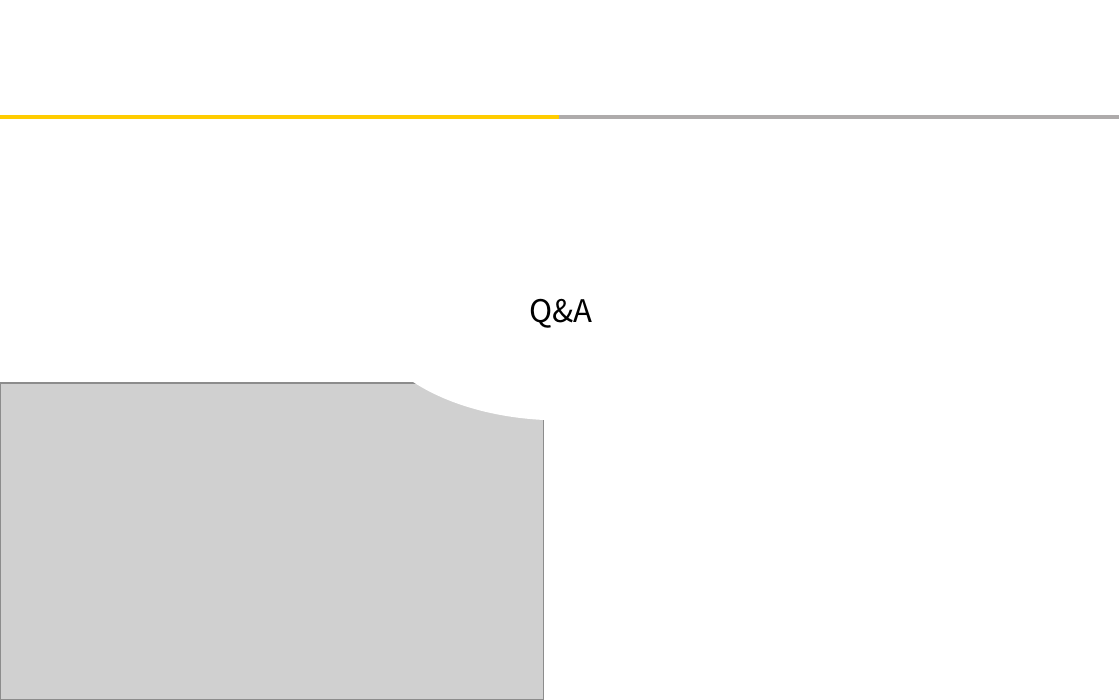
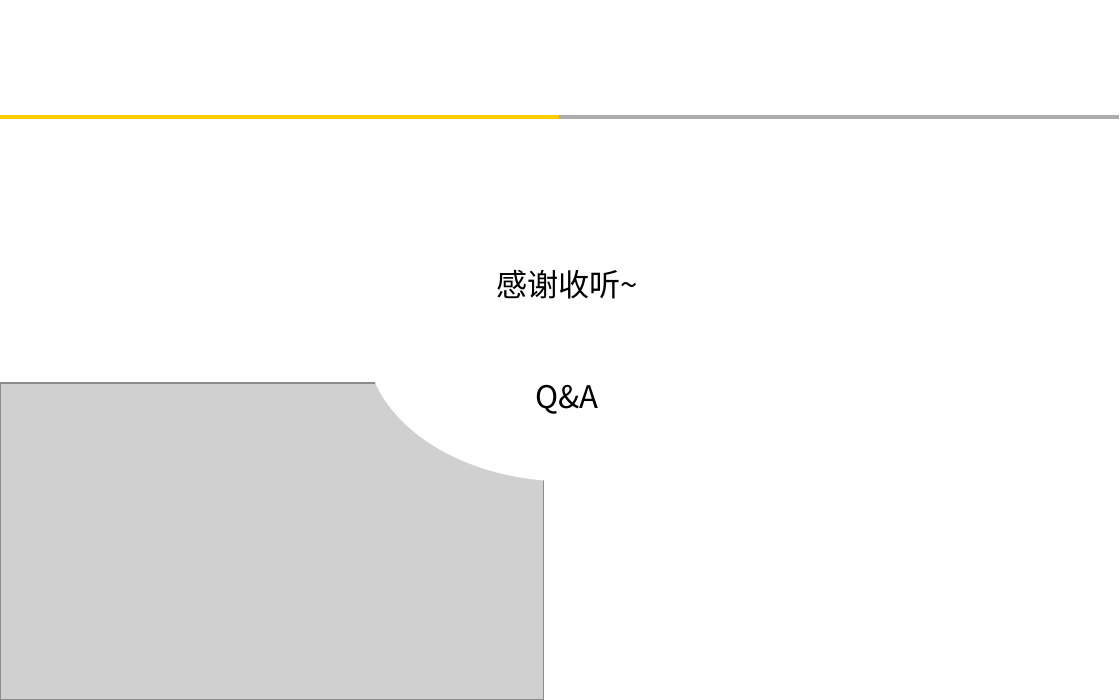
Before and after one commit to yian529/elaine, a slide deck: slide 8 of 申请/马爱莲-广告平台BU-国际业务部-产品技术组-申请职级T5.pptx (slide 12 before the commit). Drawn at 1120x700 pixels with LibreOffice and Linux fonts; fonts in the diff are those of the drawing; grey boxes stand for pictures; background and template pictures are left out. Boxes give left, top, right and bottom in pixels: in the first picture for what was removed or moved away, otherwise in the second. Text is boxed around its words. In the diff, an @@ line names an element or a change of style, - is before the commit and + after.

```diff
--- a/申请/马爱莲-广告平台BU-国际业务部-产品技术组-申请职级T5.pptx
+++ b/申请/马爱莲-广告平台BU-国际业务部-产品技术组-申请职级T5.pptx
@@ ellipse "感谢收听~": place and size @@
-ellipse "感谢收听~" at bbox=[366, 199, 755, 419]
+ellipse "感谢收听~" at bbox=[366, 199, 767, 480]
@@ text in ellipse at bbox=[496, 270, 638, 299]: paragraph added @@
+感谢收听~
```
Also in this commit, not shown: 2 other slides changed, 3 slides added, 7 slides removed, 1 other file.
